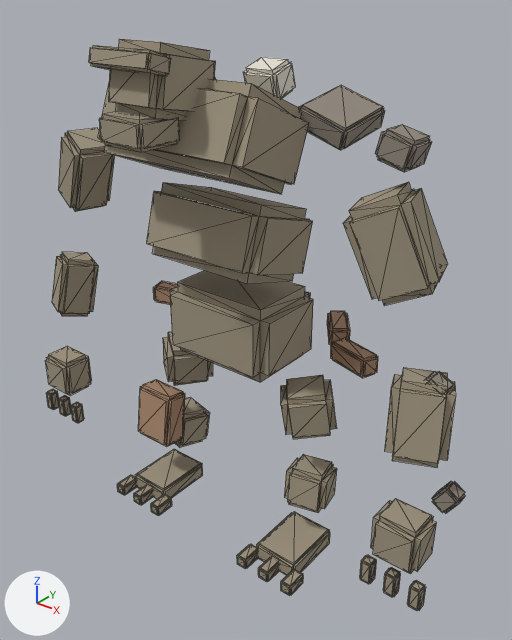
Renders of the Blender file source_assets/blender/creatures/SK_RavineTroll.blend from each side of a commit.
The view is the same before and after, from a 50 mm camera at (3.27, -3.9, 4.3) aimed at (0.19, -0.05, 1.91). The lights are fixed; the arrows at lower left show +X, +Y and +Z. The picture after the commit comes second. Mesh edges are drawn as thin lines.

The first picture shows 'TrollHide', 'TrollNodule', 'TrollRock', 'TrollWood'.
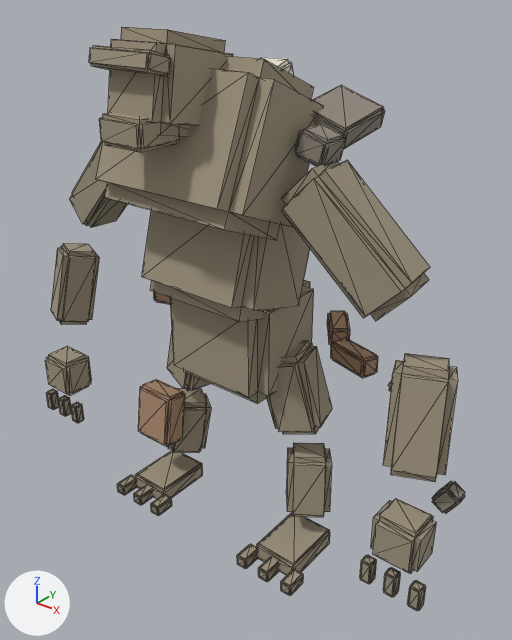
Where the newer file only moved an object's origin or applied its transform, the numbers keep the older frame.

Pixel boxes (x1, y1, x2, y2) of what changed, in the pictures (512 x 640 px; the box of a moved part takes in the faces that stretch with it):
'TrollHide', reshaped
    before: (45, 39, 456, 611)
    after: (45, 27, 458, 611)
'TrollRock', reshaped
    before: (214, 77, 465, 513)
    after: (295, 85, 465, 513)
part 1 of me_trollhide, moved or reshaped
    before: (109, 39, 216, 120)
    after: (108, 27, 233, 136)
part 2 of me_trollhide, moved or reshaped
    before: (52, 252, 98, 316)
    after: (51, 243, 99, 325)
part 3 of me_trollhide, moved or reshaped
    before: (98, 79, 337, 513)
    after: (96, 56, 332, 517)
part 4 of me_trollhide, moved or reshaped
    before: (343, 182, 456, 467)
    after: (281, 160, 458, 482)
part 5 of me_trollhide, moved or reshaped
    before: (58, 128, 115, 212)
    after: (69, 142, 128, 228)
part 6 of me_trollrock, moved or reshaped
    before: (375, 124, 432, 172)
    after: (295, 124, 346, 166)
part 7 of me_trollrock, moved or reshaped (mostly hidden afterwards)
    before: (425, 371, 455, 394)
    after: (388, 380, 392, 392)
'TrollNodule', unchanged, covered by the edit
    before: (243, 57, 296, 99)
    after: (259, 57, 294, 76)

The change, as a list of edits to the scene's bpy script:
```text
Change me_trollhide:
    used by ob_trollhide; location = (0.0, 0.0, -0.035)
    remove me_trollhide.from_pydata(...)  # 960 vertices, 1800 faces; spans x -1.99..1.99, y -1.1..0.36, z 0.03..4.0
    add me_trollhide.from_pydata(...)  # 960 vertices, 1800 faces; spans x -1.99..1.99, y -1.1..0.38, z 0.03..4.06
    me_trollhide part 1: the loose piece of 32 vertices spanning x -0.23..0.23, y -1.01..-0.43, z 3.52..4.0 is multiplied about its middle by the matrix ((1.123, 0.0, 0.0), (0.0, 1.213, 0.036), (0.0, 0.036, 1.409)), then moved by (0.0, 0.07, -0.02)
    me_trollhide part 2: the loose piece of 32 vertices spanning x -1.93..-1.51, y -0.52..-0.06, z 1.54..2.11 is multiplied about its middle by the matrix ((1.003, 0.006, 0.029), (0.006, 1.013, 0.065), (0.029, 0.065, 1.325))
    me_trollhide part 3: 224 of 960 vertices moved; they spanned x -0.91..0.91, y -0.8..0.36, z 0.41..3.77 and now span x -0.92..0.92, y -0.86..0.38, z 0.33..3.9; mean shift (0.0, 0.01, 0.02); largest move (-0.87, -0.05, 1.46) -> (-0.63, -0.14, 1.73)
    me_trollhide part 4: 64 of 960 vertices moved; they spanned x 1.1..1.97, y -0.56..0.01, z 1.53..3.24 and now span x 0.68..1.97, y -0.58..0.01, z 1.44..3.31; mean shift (-0.14, 0.01, -0.02); largest move (1.48, -0.4, 3.24) -> (0.92, -0.42, 3.31)
    me_trollhide part 5: 32 of 960 vertices moved; they spanned x -1.72..-1.14, y -0.48..-0.03, z 2.57..3.23 and now span x -1.57..-0.71, y -0.46..-0.03, z 2.45..3.28; mean shift (0.29, 0.01, -0.03); largest move (-1.45, -0.38, 3.23) -> (-0.91, -0.39, 3.28)
Change me_trollrock:
    used by ob_trollrock; location = (0.0, 0.0, -0.035); rotation_euler = (0.209, -0.314, 0.0), in degrees (12, -18, 0)
    remove me_trollrock.from_pydata(...)  # 192 vertices, 360 faces; spans x 0.2..2.53, y -0.22..1.15, z 0.57..3.52
    add me_trollrock.from_pydata(...)  # 192 vertices, 360 faces; spans x 0.2..2.38, y -0.22..1.15, z 0.57..3.52
    me_trollrock part 6: the loose piece of 32 vertices spanning x 2.26..2.53, y 0.25..0.53, z 2.7..2.98 is moved by (-0.57, 0.05, 0.11)
    me_trollrock part 7: the loose piece of 32 vertices spanning x 2.21..2.42, y -0.06..0.13, z 1.28..1.51 is moved by (-0.19, 0.02, 0.04)
    other edits to the shape of me_trollrock do not show in these pictures
```
